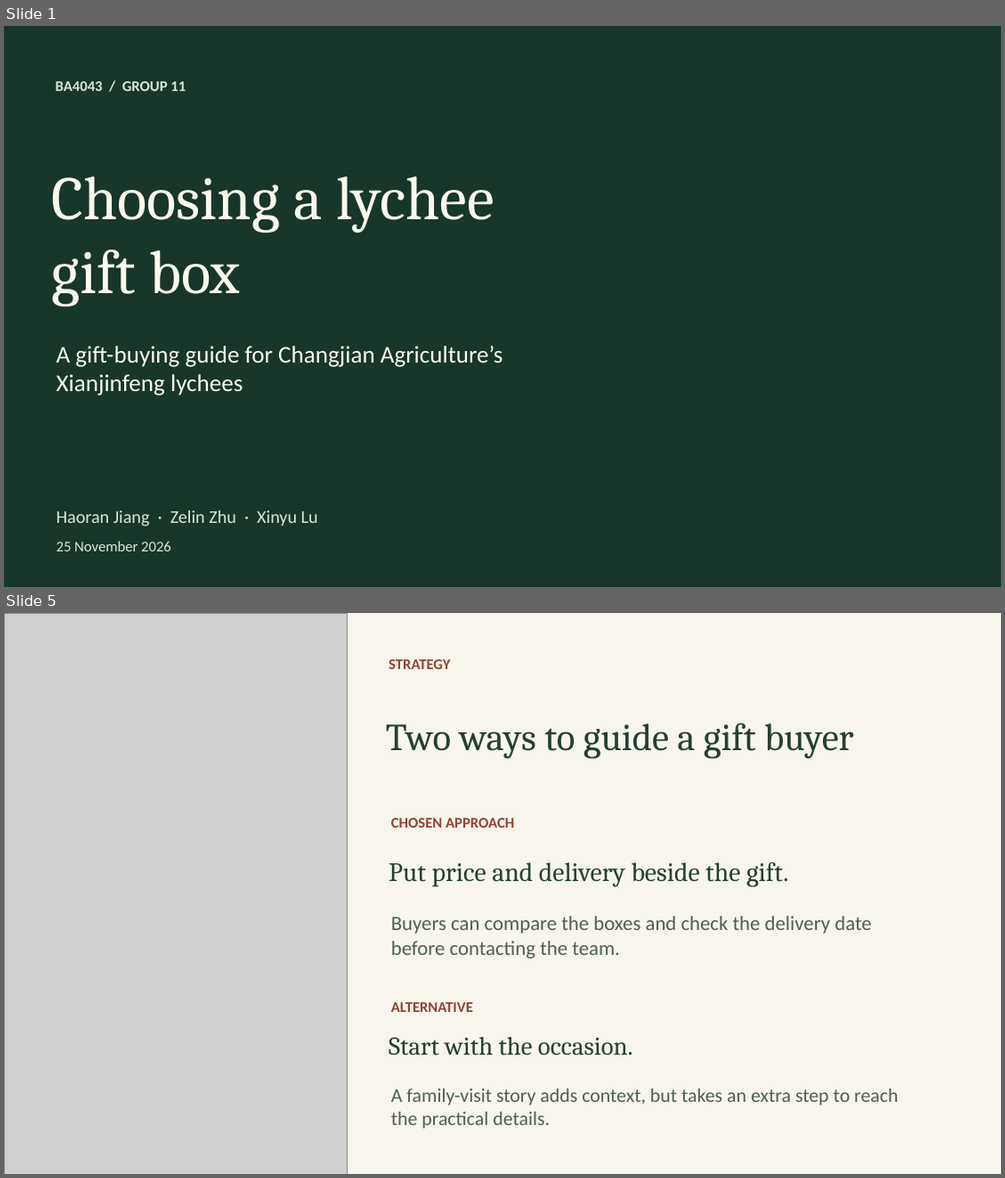
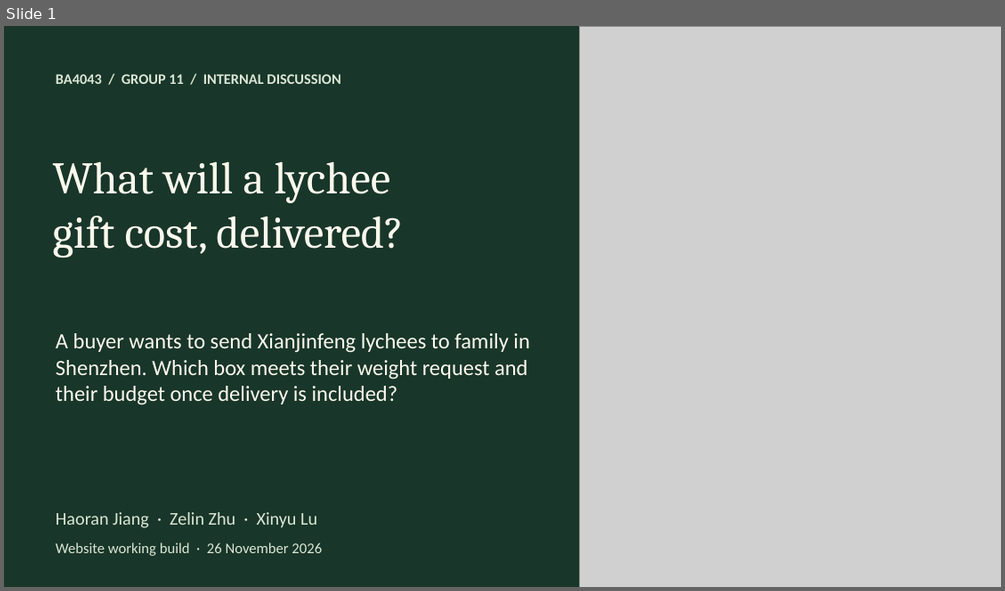
Before and after one commit to jiang4wqy/ba4043-changjian-lychee, a slide deck: 课堂展示.pptx. Shown one above the other, each under a label of ours: slides 1 and 5 before the commit, slide 1 after it; the slides between them are not shown. The pictures are 1005x1178 and 1005x591 pixels, drawn with LibreOffice and Linux fonts; fonts in the diff are those of the drawing; grey boxes stand for pictures; background and template pictures are left out. Boxes give left, top, right and bottom in pixels: in the first picture for what was removed or moved away, otherwise in the second. Text is boxed around its words. In the diff, an @@ line names an element or a change of style, - is before the commit and + after.

Commit message:
Sync delivered-price gift recommendations across the website and discussion slides

```diff
--- a/课堂展示.pptx
+++ b/课堂展示.pptx
@@ slide 5 removed at bbox=[4, 613, 1001, 1174], background #F7F5EC @@
@@ picture removed at bbox=[4, 613, 348, 1174] @@
@@ text removed at bbox=[388, 659, 450, 669] @@
-STRATEGY
@@ text removed at bbox=[386, 722, 853, 759] @@
-Two ways to guide a gift buyer
@@ text removed at bbox=[391, 818, 514, 827] @@
-CHOSEN APPROACH
@@ text removed at bbox=[388, 862, 788, 887] @@
-Put price and delivery beside the gift.
@@ text removed at bbox=[391, 916, 871, 958] @@
-Buyers can compare the boxes and check the delivery date before contacting the team.
@@ text removed at bbox=[391, 1002, 473, 1012] @@
-ALTERNATIVE
@@ text removed at bbox=[388, 1037, 633, 1055] @@
-Start with the occasion.
@@ text removed at bbox=[391, 1088, 898, 1128] @@
-A family-visit story adds context, but takes an extra step to reach the practical details.
@@ slide 1 changed as well @@
@@ picture added at bbox=[580, 26, 1001, 587] @@
@@ text at bbox=[56, 74, 340, 84]: text changed; size 14.2 to 14 pt @@
-BA4043 / GROUP 11
+BA4043 / GROUP 11 / INTERNAL DISCUSSION
@@ text at bbox=[53, 161, 403, 257]: text changed; size 59.2 to 43.5 pt @@
-Choosing a lychee
-gift box
+What will a lychee
+gift cost, delivered?
@@ vertical alignment middle to top in 5 elements at bbox=[56, 512, 317, 528], bbox=[56, 74, 340, 84], bbox=[53, 161, 403, 257], bbox=[56, 542, 322, 556], bbox=[56, 333, 530, 405] @@
@@ text at bbox=[56, 333, 530, 405]: text changed; size 23.2 to 21 pt @@
-A gift-buying guide for Changjian Agriculture’s Xianjinfeng lychees
+A buyer wants to send Xianjinfeng lychees to family in Shenzhen. Which box meets their weight request and their budget once delivery is included?
@@ text at bbox=[56, 542, 322, 556]: text changed @@
-25 November 2026
+Website working build · 26 November 2026
```
Also in this commit, not shown: 4 other slides changed, 7 slides added, 4 other slides removed, 15 other files.
